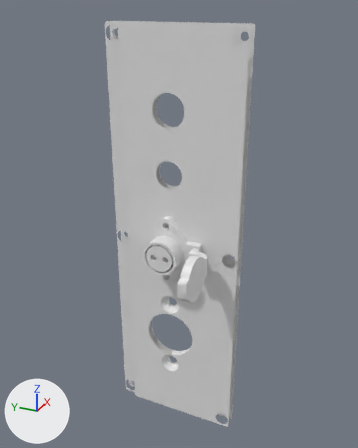
Renders of the OBJ model dyna_taku/assets/meshes/agv_base_link_surface_4.obj from each side of a commit.
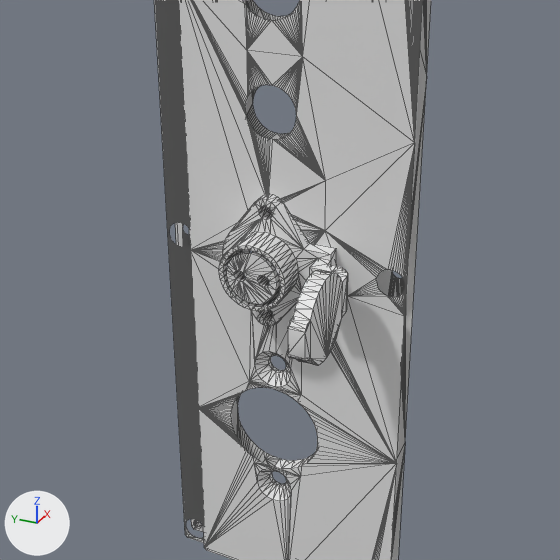
Each version is shown whole from a 50 mm lens placed at (-0.615, -0.239, 0.142), pointed at (-0.372, -0.13, 0.02), then close up on the part from 9% to 88% of the width and 26% to 90% of the height. Every picture has the same lights, and +X, +Y and +Z are marked at lower left. The last two pictures show the newer version. The close-ups show mesh edges as thin lines. Where no turn or scale is listed for an object, it has been applied to the vertices. Vertices at exactly the same position are counted once.

Objects in the first close-up: 'agv_base_000.obj'.
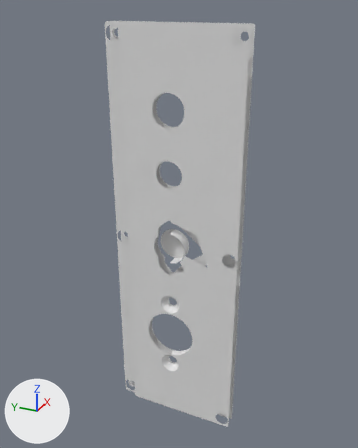
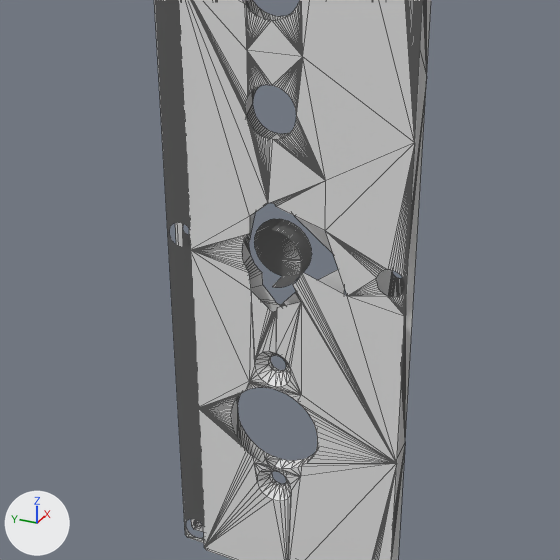
What differs and where, as boxes [x1, y1, x2, y2] in the close-ups (560 x 560 px):
part 1 of me_agv_base_000_obj, deleted
    before: [219, 194, 348, 365]
part 2 of me_agv_base_000_obj, cut back
    before: [265, 181, 337, 311]
    after: [272, 181, 326, 287]

The edits, one by one:
me_agv_base_000_obj is used by ob_agv_base_000_obj; location (0.0, 0.0, 0.0).
me_agv_base_000_obj had 2421 vertices, 3056 faces and spanned x -0.41..-0.36, y -0.166..-0.082, z -0.13..0.13.
me_agv_base_000_obj now has 1874 vertices, 2154 faces and spans x -0.368..-0.36, y -0.166..-0.082, z -0.13..0.13.
me_agv_base_000_obj part 1: the loose piece of 413 vertices spanning x -0.41..-0.368, y -0.151..-0.107, z -0.022..0.022 is deleted.
Part 2, on me_agv_base_000_obj:
134 vertices are removed from x -0.368..-0.363, y -0.132..-0.112, z -0.017..0.018.
231 faces are deleted.
6 vertices move within x -0.368, y -0.131..-0.122, z -0.01..0.01.
61 new faces join them.
